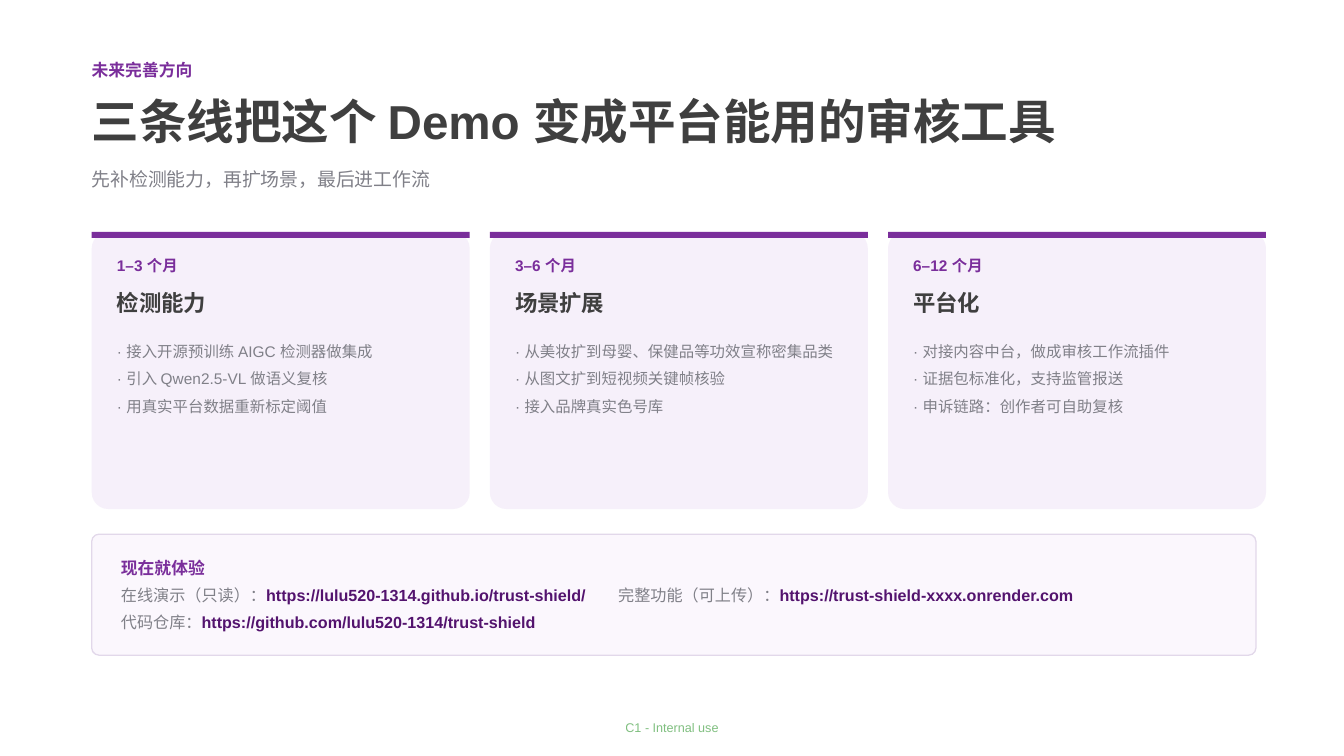
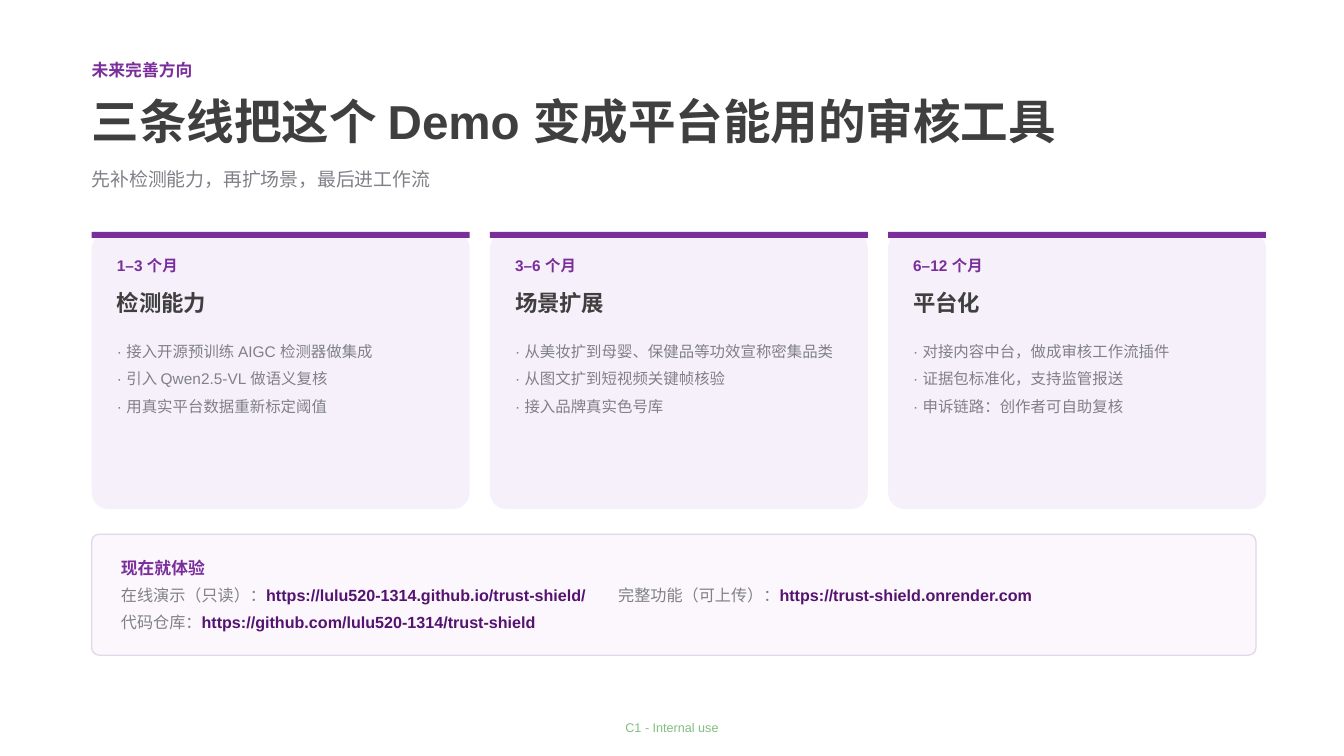
Before and after one commit to lulu520-1314/trust-shield, a slide deck: slide 13 of deliverables/信任守护师_赛题2_初赛PPT.pptx. Drawn at 1344x756 pixels with LibreOffice and Linux fonts; fonts in the diff are those of the drawing; background and template pictures are left out. Boxes give left, top, right and bottom in pixels: in the first picture for what was removed or moved away, otherwise in the second. Text is boxed around its words. In the diff, an @@ line names an element or a change of style, - is before the commit and + after.

```diff
--- a/deliverables/信任守护师_赛题2_初赛PPT.pptx
+++ b/deliverables/信任守护师_赛题2_初赛PPT.pptx
@@ text at (121,587,1032,605): text changed @@
-在线演示（只读）：https://lulu520-1314.github.io/trust-shield/ 完整功能（可上传）：https://trust-shield-xxxx.onrender.com
+在线演示（只读）：https://lulu520-1314.github.io/trust-shield/ 完整功能（可上传）：https://trust-shield.onrender.com
```
Also in this commit, not shown: 1 other file.
